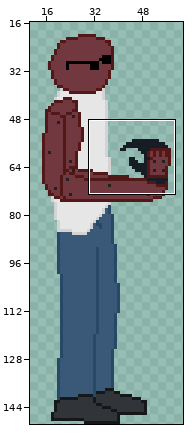
A sprite sheet gets an edit: Art/ShotBotStanding.png. Above: a wide view before the commit, with the close-up outlined.
Close-up. Before the commit:
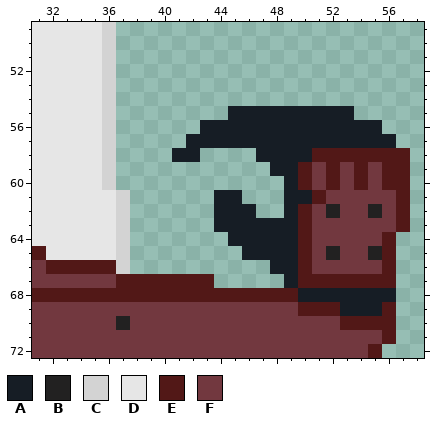
The file is 72x150 pixels. Shown: x 31..58, y 49..72. The wide view leaves out empty margins.
Palette (. is transparent): A #161d25  B #222121  C #d3d3d3  D #e6e6e6  E #521817  F #72383f
Pixels before, first column x 31:
49 DDDDDC.....................
50 DDDDDC.....................
51 DDDDDC.....................
52 DDDDDC.....................
53 DDDDDC.....................
54 DDDDDC.....................
55 DDDDDC........AAAAAAAAA....
56 DDDDDC......AAAAAAAAAAAAA..
57 DDDDDC.....AAAAAAAAAAAAAAA.
58 DDDDDC....AA....AAAAEEEEEEE
59 DDDDDC...........AAEFEFEFEE
60 DDDDDC............AEFEFEFEE
61 DDDDDDC......AA...AAEFFFFFE
62 DDDDDDC......AAA..AEFBFFBFE
63 DDDDDDC......AAAAAAEFFFFFFE
64 DDDDDDC.......AAAAAEFFFFFE.
65 EDDDDDC........AAAAEFBFFBE.
66 FEEEEEC..........AAEFFFFFE.
67 FFFFFFEEEEEEE.....AEEEEEEE.
68 EEEEEEEEEEEEEEEEEEEAAAAAAA.
69 FFFFFFFFFFFFFFFFFFFEEEAAAE.
70 FFFFFFBFFFFFFFFFFFFFFFEEEE.
71 FFFFFFFFFFFFFFFFFFFFFFFFFE.
72 FFFFFFFFFFFFFFFFFFFFFFFFE..
And afterwards:
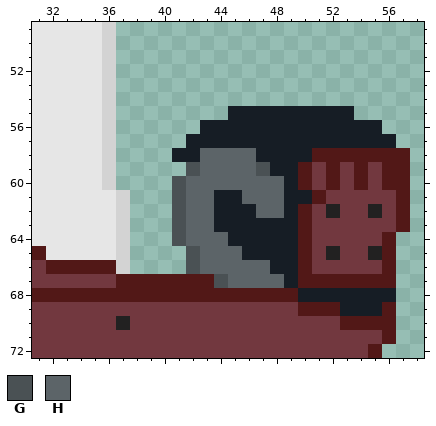
Colours new in this view: G #4a5154  H #5c6468
Difference:
There is now colour G in row 59 at x 42 and 47; in rows 60 to 64 at x 41; in rows 65 to 66 at x 42; in row 67 at x 44.
There is now colour H in rows 58 to 59 at x 43 to 46; in row 60 at x 42 to 48; in row 61 at x 42 to 43 and 46 to 48; in row 62 at x 42 to 43 and 47 to 48; in row 63 at x 42 to 43; in row 64 at x 42 to 44.
There is now colour H in row 65 at x 43 to 45; in row 66 at x 43 to 47; in row 67 at x 45 to 48.
